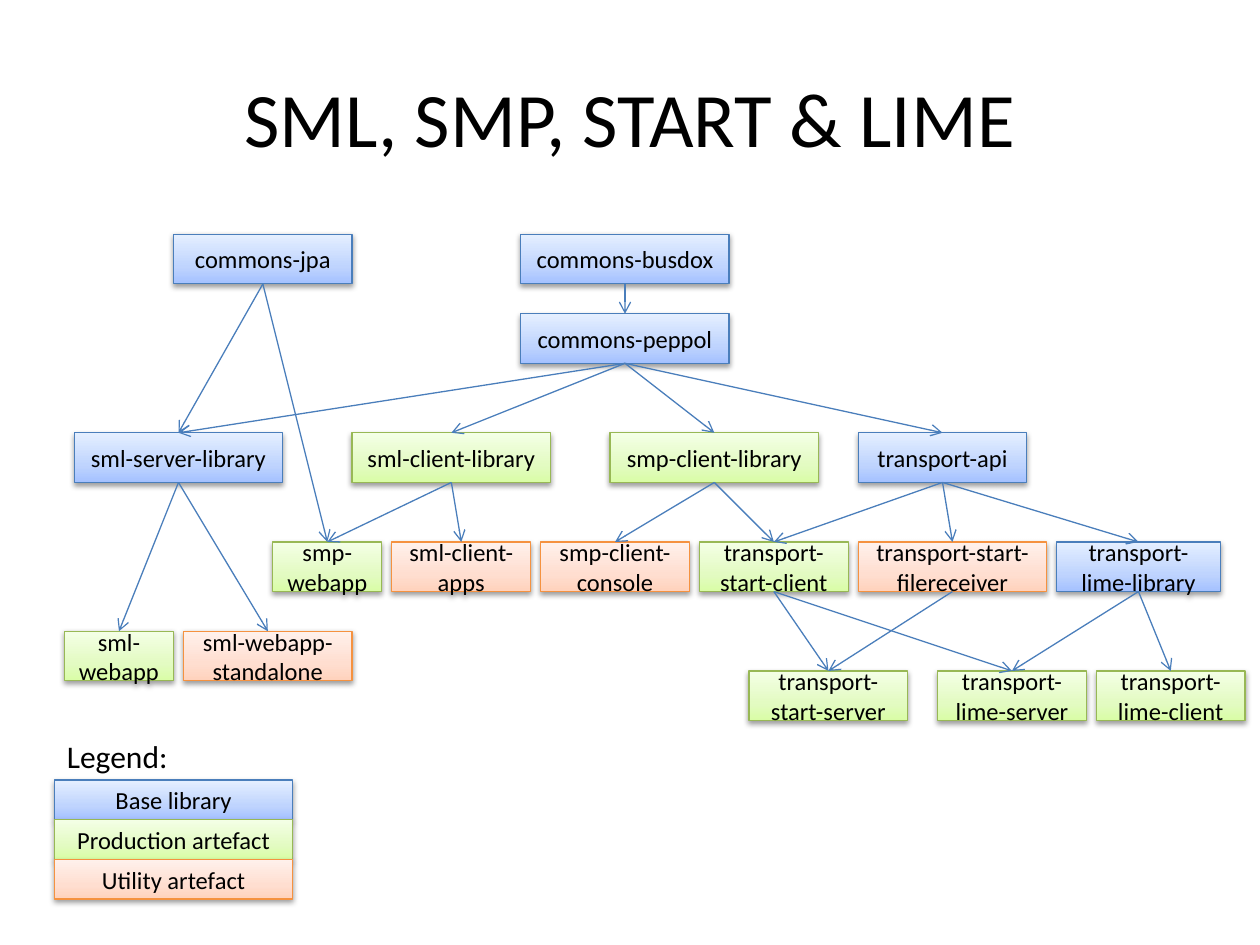
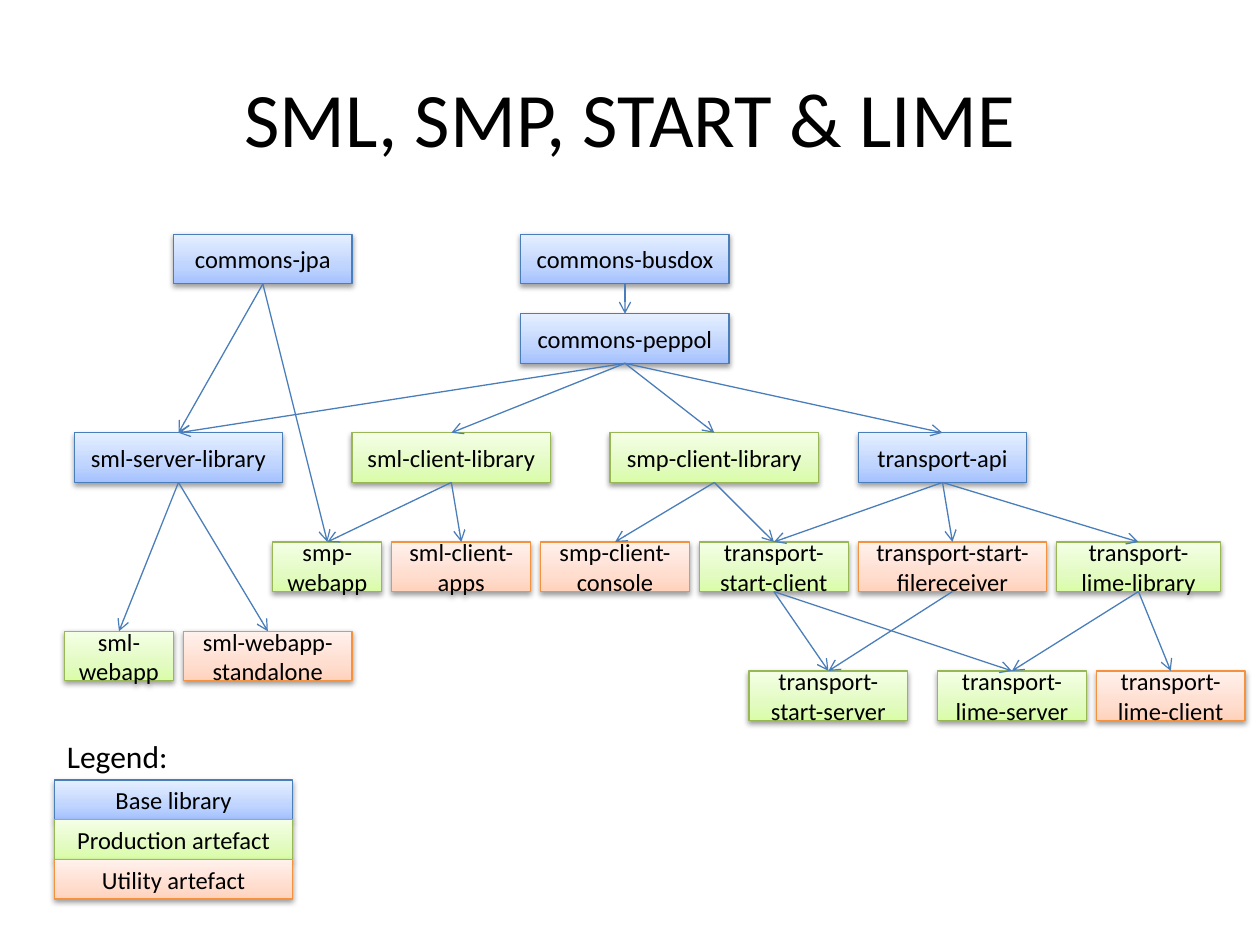
Before and after one commit to phax/peppol-silicone, a slide deck: slide 2 of docs/peppol-silicone dependencies.pptx. Drawn at 1260x945 pixels with LibreOffice and Linux fonts; fonts in the diff are those of the drawing. Boxes give left, top, right and bottom in pixels: in the first picture for what was removed or moved away, otherwise in the second. Text is boxed around its words. In the diff, an @@ line names an element or a change of style, - is before the commit and + after.

```diff
--- a/docs/peppol-silicone dependencies.pptx
+++ b/docs/peppol-silicone dependencies.pptx
@@ rectangle "transport-lime-library" at box(1057, 542, 1221, 591): fill gradient #A4C4FF to #BFD4FF to #E6EEFF to gradient #DAFDA7 to #E4FCC2 to #F5FFE7; outline #4B7EBC 0.75 pt to #98B955 0.75 pt @@
@@ rectangle "transport-lime-client" at box(1096, 670, 1245, 719): fill gradient #DAFDA7 to #E4FCC2 to #F5FFE7 to gradient #FFD2BD to #FFDED0 to #FFF2ED; outline #98B955 0.75 pt to #F69240 0.75 pt @@
```
Also in this commit, not shown: 1 other file.
